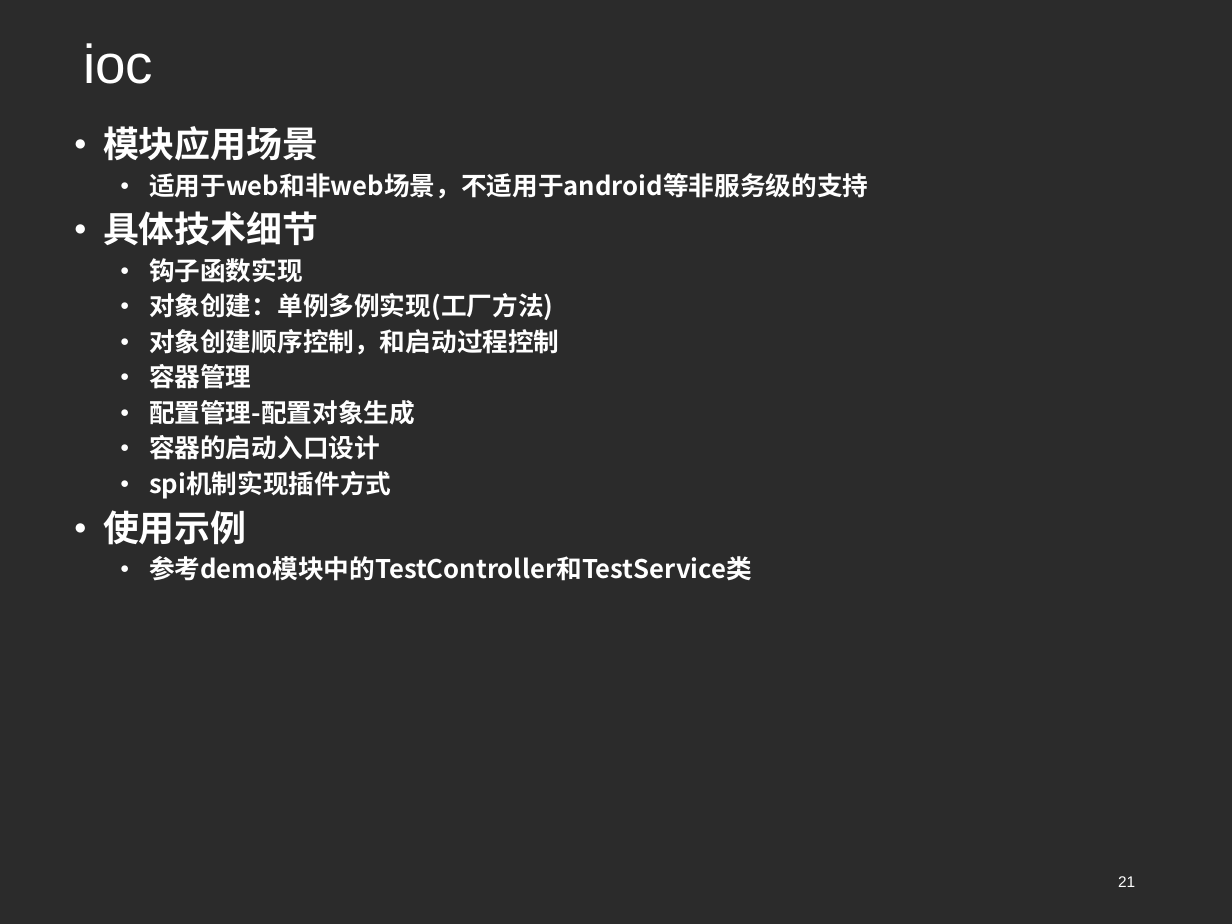
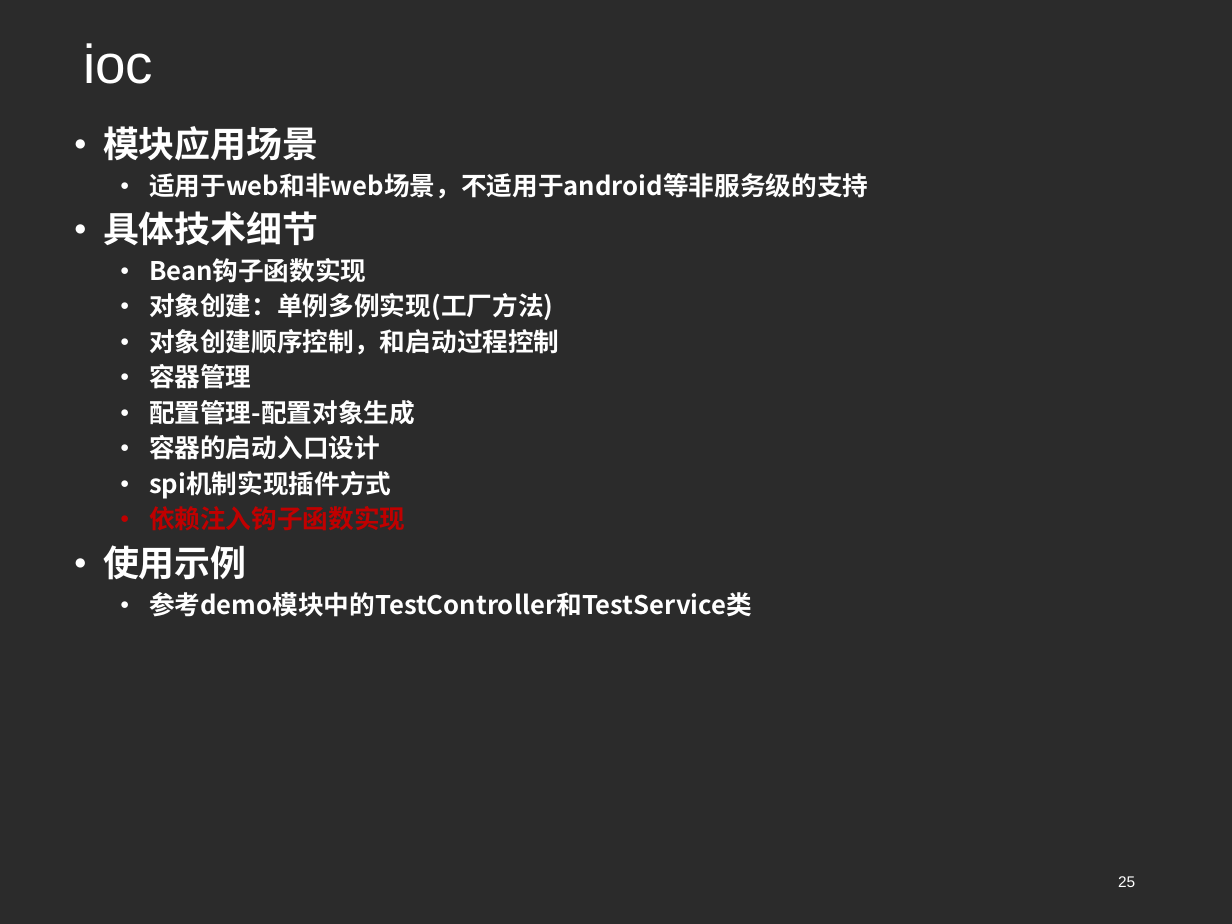
Before and after one commit to wlzsoft/simplify-framework, a slide deck: slide 25 of src/doc/simplify框架预演稿20161116.ppt (slide 21 before the commit). Drawn at 1232x924 pixels with LibreOffice and Linux fonts; fonts in the diff are those of the drawing; background and template pictures are left out; a plain dark background stands for a picture behind light text. Boxes give left, top, right and bottom in pixels: in the first picture for what was removed or moved away, otherwise in the second. Text is boxed around its words. In the diff, an @@ line names an element or a change of style, - is before the commit and + after.

```diff
--- a/src/doc/simplify框架预演稿20161116.ppt
+++ b/src/doc/simplify框架预演稿20161116.ppt
@@ subtitle at box(149, 258, 367, 283): text changed @@
-  ● 钩子函数实现
+  ● Bean钩子函数实现
@@ subtitle at box(149, 506, 406, 531): paragraph added @@
+  ● 依赖注入钩子函数实现
@@ page number at box(1118, 876, 1135, 887): text changed @@
-21
+25
```
Also in this commit, not shown: 5 other slides changed, 6 slides added, 1 slide removed.
